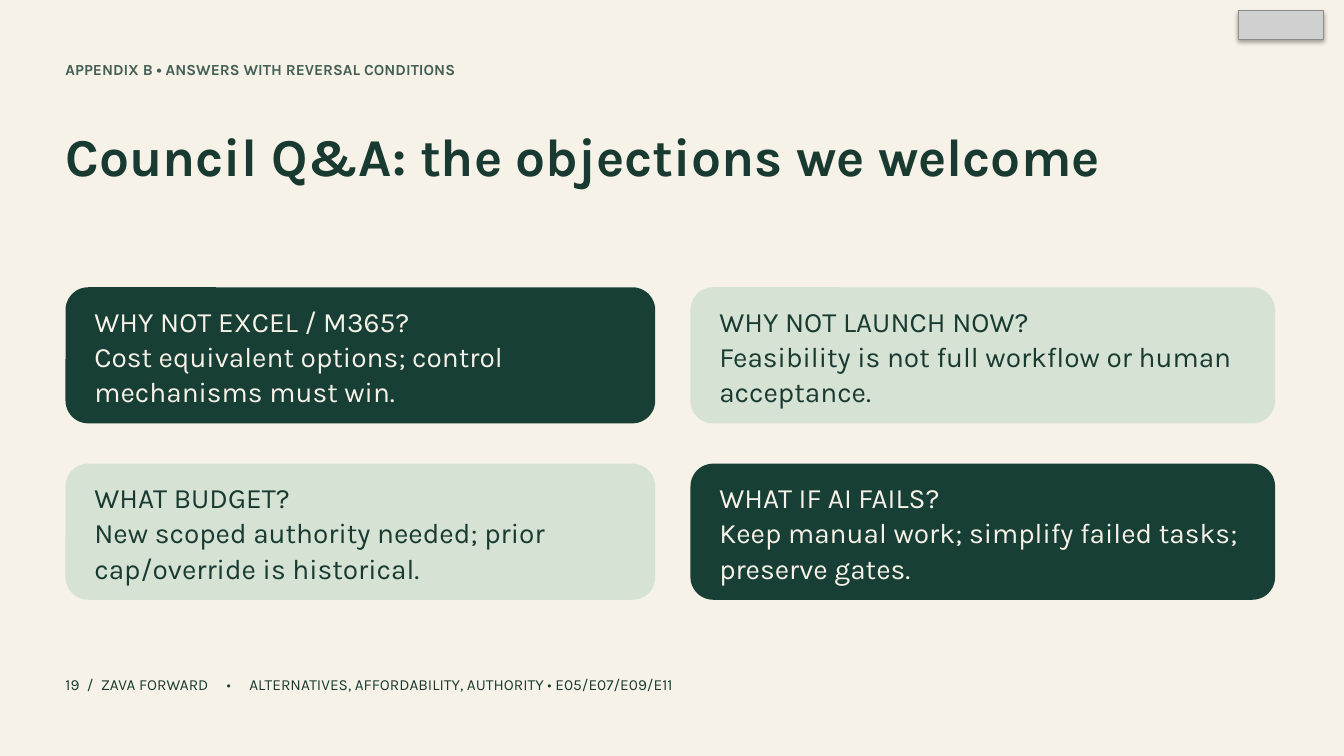
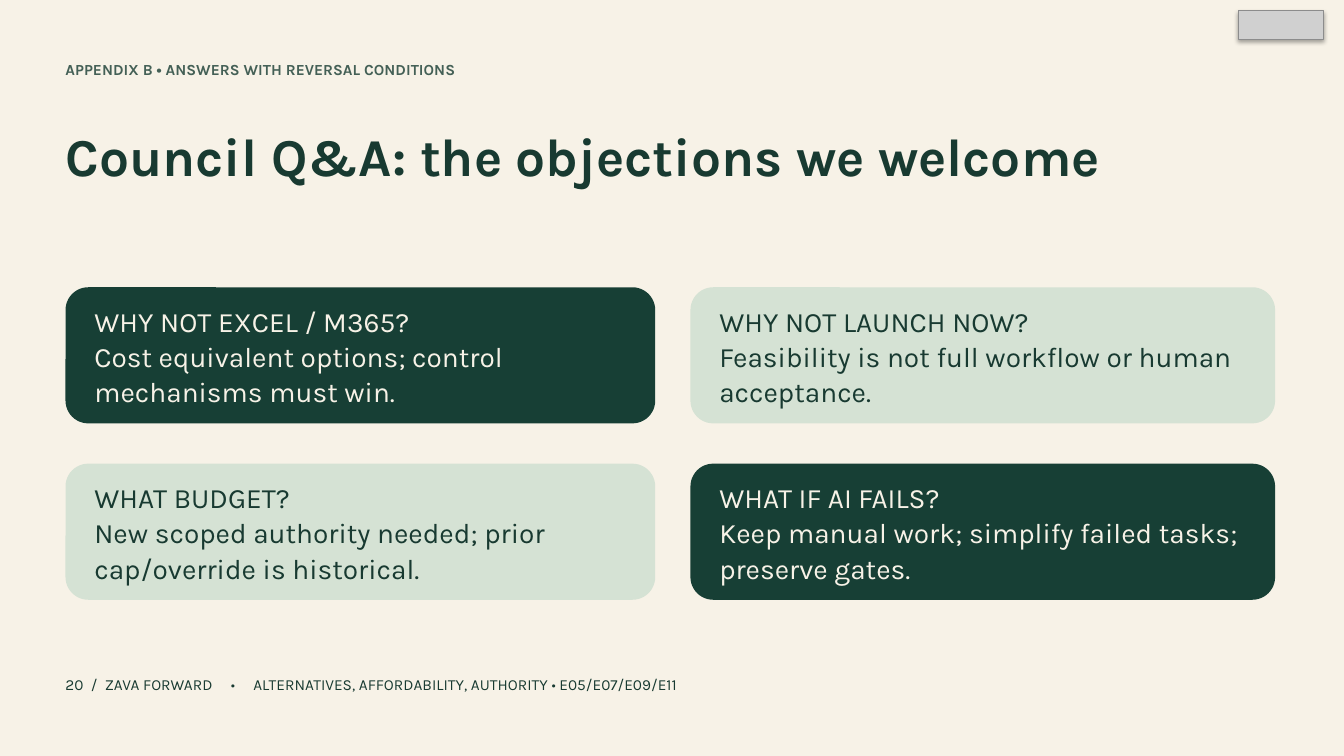
Before and after one commit to jmservera/ama, a slide deck: slide 20 of docs/capstone/deck/zava-forward-executive-draft.pptx (slide 19 before the commit). Drawn at 1344x756 pixels with LibreOffice and Linux fonts; fonts in the diff are those of the drawing; grey boxes stand for pictures. Boxes give left, top, right and bottom in pixels: in the first picture for what was removed or moved away, otherwise in the second. Text is boxed around its words. In the diff, an @@ line names an element or a change of style, - is before the commit and + after.

```diff
--- a/docs/capstone/deck/zava-forward-executive-draft.pptx
+++ b/docs/capstone/deck/zava-forward-executive-draft.pptx
@@ text at bbox=[65, 678, 676, 692]: text changed @@
-19 / ZAVA FORWARD • ALTERNATIVES, AFFORDABILITY, AUTHORITY • E05/E07/E09/E11
+20 / ZAVA FORWARD • ALTERNATIVES, AFFORDABILITY, AUTHORITY • E05/E07/E09/E11
```
Also in this commit, not shown: 8 other slides changed, 1 slide added, 27 other files.
